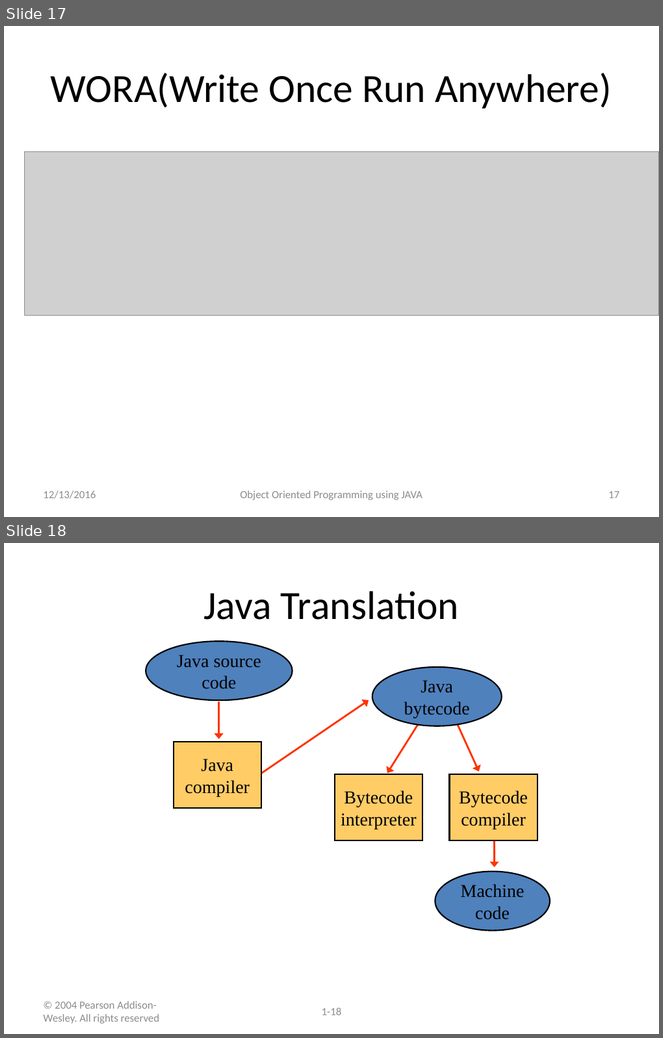
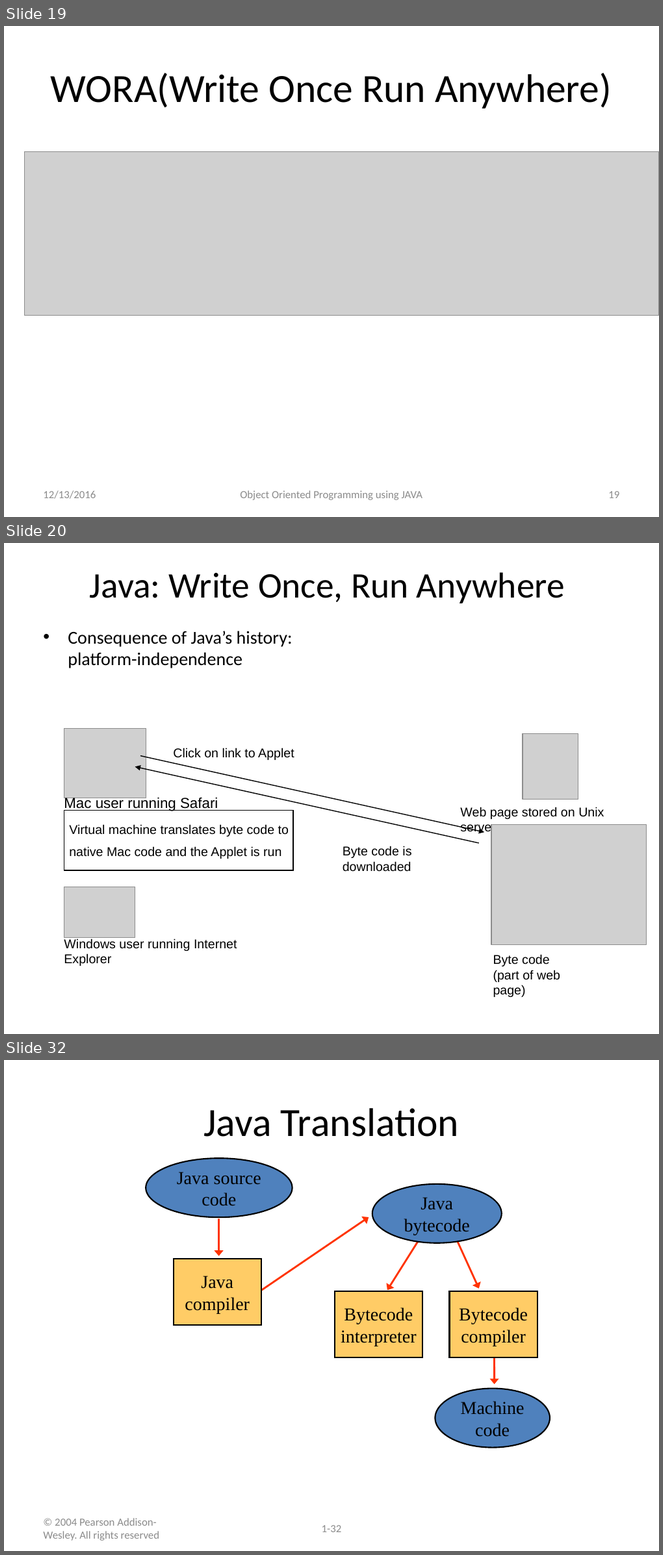
Before and after one commit to kchhipa4u/core-java-step-by-step, a slide deck: src/introduction/introductiontojava.pptx. Shown one above the other, each under a label of ours: slides 17 and 18 before the commit, slides 19, 20 and 32 after it; the slides between them are not shown. The pictures are 663x1038 and 663x1555 pixels, drawn with LibreOffice and Linux fonts; fonts in the diff are those of the drawing; grey boxes stand for pictures. Boxes give left, top, right and bottom in pixels: in the first picture for what was removed or moved away, otherwise in the second. Text is boxed around its words. In the diff, an @@ line names an element or a change of style, - is before the commit and + after.

```diff
--- a/src/introduction/introductiontojava.pptx
+++ b/src/introduction/introductiontojava.pptx
@@ slide 20 added at [4, 543, 659, 1034], background #FFFFFF @@
@@ title added at [90, 572, 565, 603], 39.6 pt, text #000000 @@
+Java: Write Once, Run Anywhere
@@ text added at [68, 631, 293, 668], 20 pt, text #000000 @@
+• Consequence of Java’s history: platform-independence
@@ picture added at [64, 728, 146, 798] @@
@@ picture added at [523, 734, 579, 800] @@
@@ arrow added from (140, 756) to (484, 833), #000000 1 pt @@
@@ text added at [173, 748, 295, 760], 14 pt, text #000000 @@
+Click on link to Applet
@@ arrow added from (479, 843) to (135, 767), #000000 1 pt @@
@@ text added at [64, 797, 218, 812], 16 pt, text #000000 @@
+Mac user running Safari
@@ rectangle added at [64, 810, 294, 871], outline #000000 1 pt, 14 pt, text #000000 @@
+Virtual machine translates byte code to
+native Mac code and the Applet is run
@@ text added at [460, 807, 604, 835], 14 pt, text #000000 @@
+Web page stored on Unix server
@@ picture added at [492, 824, 646, 945] @@
@@ text added at [343, 846, 412, 872], 14 pt, text #000000 @@
+Byte code is downloaded
@@ picture added at [64, 887, 135, 938] @@
@@ text added at [64, 939, 237, 966], 14 pt, text #000000 @@
+Windows user running Internet Explorer
@@ text added at [493, 954, 560, 997], 14 pt, text #000000 @@
+Byte code (part of web page)
@@ what was slide 17 is now slide 19 @@
@@ page number at [608, 491, 620, 499]: text changed @@
-17
+19
@@ what was slide 18 is now slide 32 @@
@@ page number at [322, 1525, 342, 1533]: text changed @@
-1-18
+1-32
```
Also in this commit, not shown: 1 slide changed, 16 other slides added.
